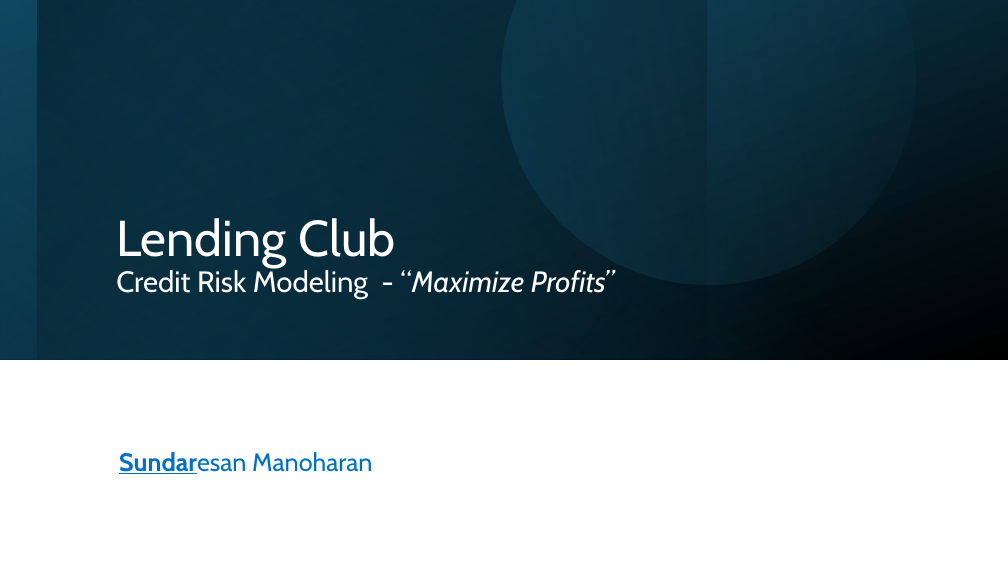
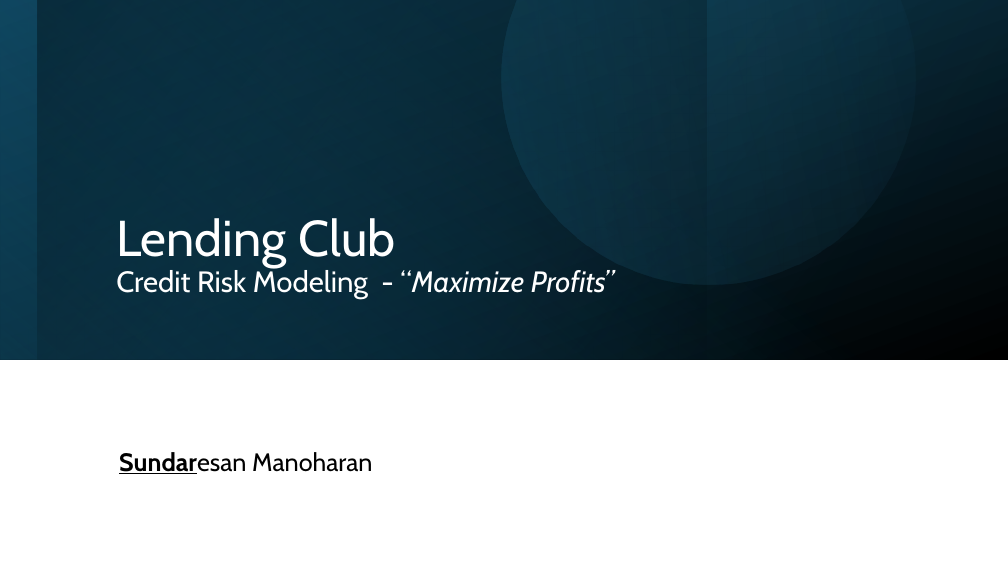
Before and after one commit to mvsundaresan/LendingClub, a slide deck: slide 1 of LendingClubAnalysis.pptx. Drawn at 1008x567 pixels with LibreOffice and Linux fonts; fonts in the diff are those of the drawing. Boxes give left, top, right and bottom in pixels: in the first picture for what was removed or moved away, otherwise in the second. Text is boxed around its words. In the diff, an @@ line names an element or a change of style, - is before the commit and + after.

```diff
--- a/LendingClubAnalysis.pptx
+++ b/LendingClubAnalysis.pptx
@@ subtitle "Sundaresan Manoharan" at box(119, 452, 372, 474): text colour #0070C0 to #000000 @@
```
Also in this commit, not shown: 2 other slides changed, 2 slides added, 2 slides removed, 1 other file.
